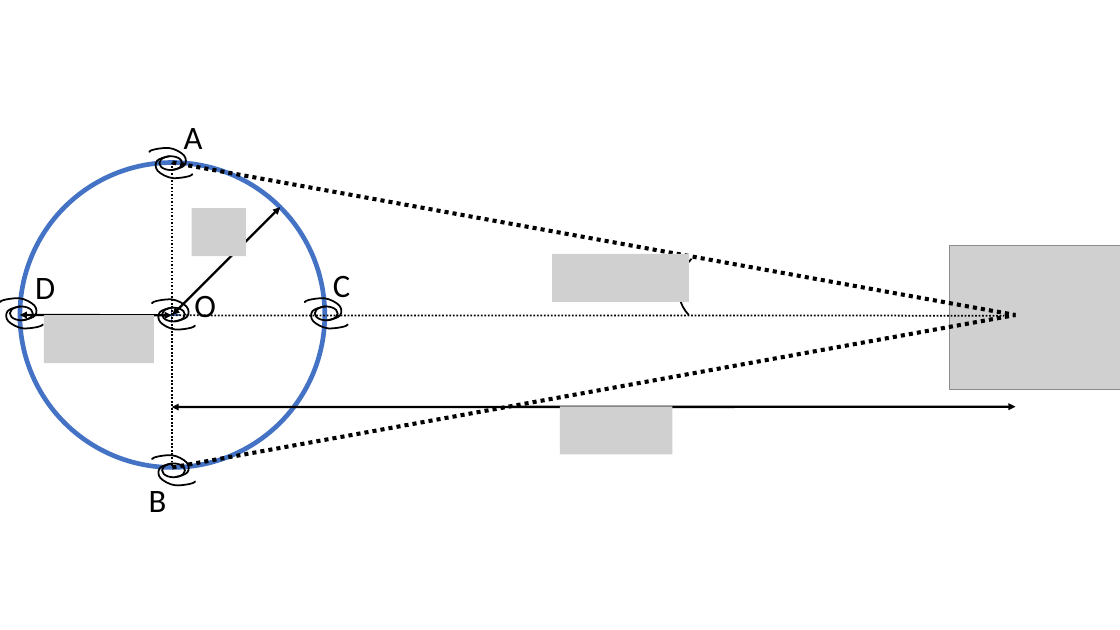
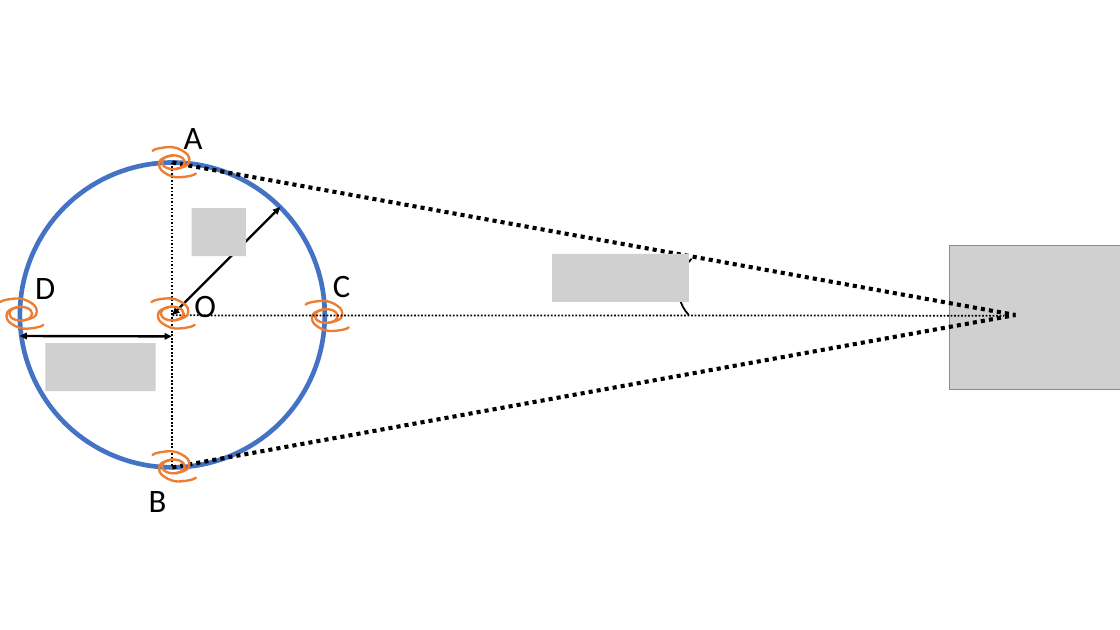
Before and after one commit to TEtourneau/Manuscript, a slide deck: slide 1 of plots/schema_bao.pptx. Drawn at 1120x630 pixels with LibreOffice and Linux fonts; fonts in the diff are those of the drawing; grey boxes stand for pictures. Boxes give left, top, right and bottom in pixels: in the first picture for what was removed or moved away, otherwise in the second. Text is boxed around its words. In the diff, an @@ line names an element or a change of style, - is before the commit and + after.

```diff
--- a/plots/schema_bao.pptx
+++ b/plots/schema_bao.pptx
@@ outline #000000 1.5 pt to #ED7D31 2 pt; outline redrawn in 7 elements at <box>312,309,348,331</box>, <box>306,301,342,323</box>, <box>0,298,36,320</box>, <box>7,307,43,329</box>, <box>158,307,194,329</box>, <box>152,298,188,320</box>, <box>153,147,189,169</box> @@
@@ freeform shape: place and size @@
-freeform shape at <box>155,156,192,178</box>
+freeform shape at <box>159,155,195,177</box>
@@ line removed from (164, 315) to (180, 315) @@
@@ line removed from (171, 307) to (171, 323) @@
@@ double arrow moved from (171, 315) - (20, 315) to (171, 336) - (20, 336) @@
@@ picture: place and size @@
-picture at <box>44,315,154,363</box>
+picture at <box>45,343,155,391</box>
@@ double arrow removed from (171, 408) to (1016, 407) @@
@@ picture removed at <box>560,407,673,455</box> @@
@@ outline #000000 1.5 pt to #ED7D31 2 pt in 8 elements at <box>315,309,338,323</box>, <box>9,307,32,320</box>, <box>160,307,183,320</box>, <box>162,155,185,169</box>, <box>159,155,195,177</box>, <box>162,460,185,473</box>, <box>159,460,195,481</box>, <box>153,451,189,473</box> @@
@@ 2 freeform shapes, 1 ellipse: place and size @@
-2 freeform shapes, 1 ellipse at <box>152,455,195,486</box>
+2 freeform shapes, 1 ellipse at <box>153,451,195,481</box>
```
Also in this commit, not shown: 20 other files.
